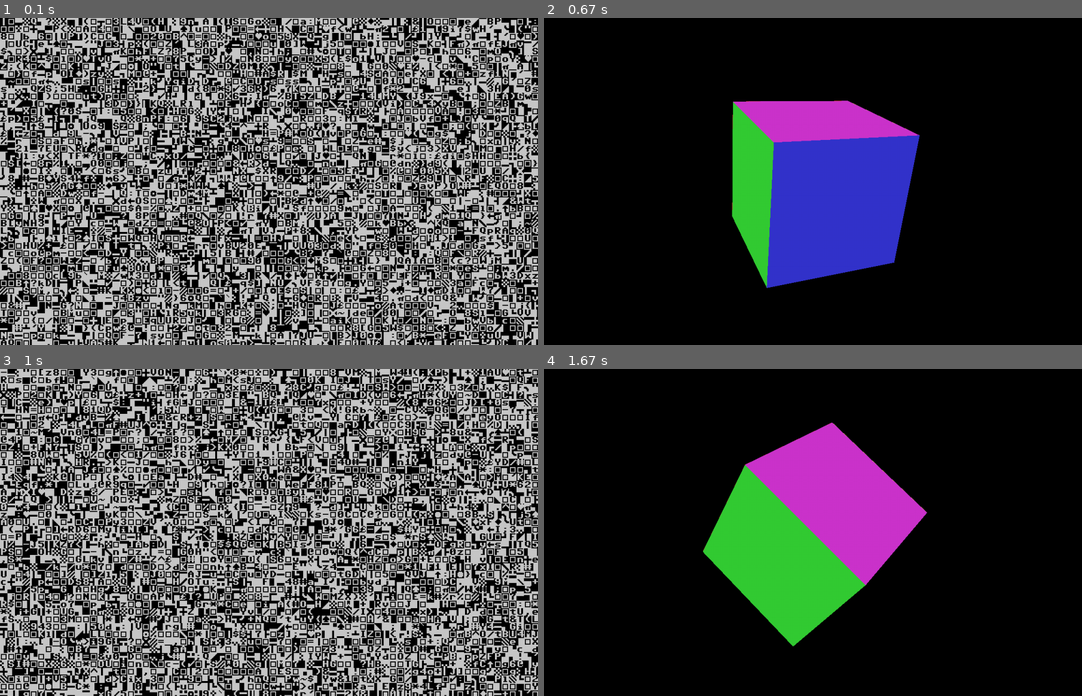
Above: before the commit, frames 1-4 (two rows, left to right).
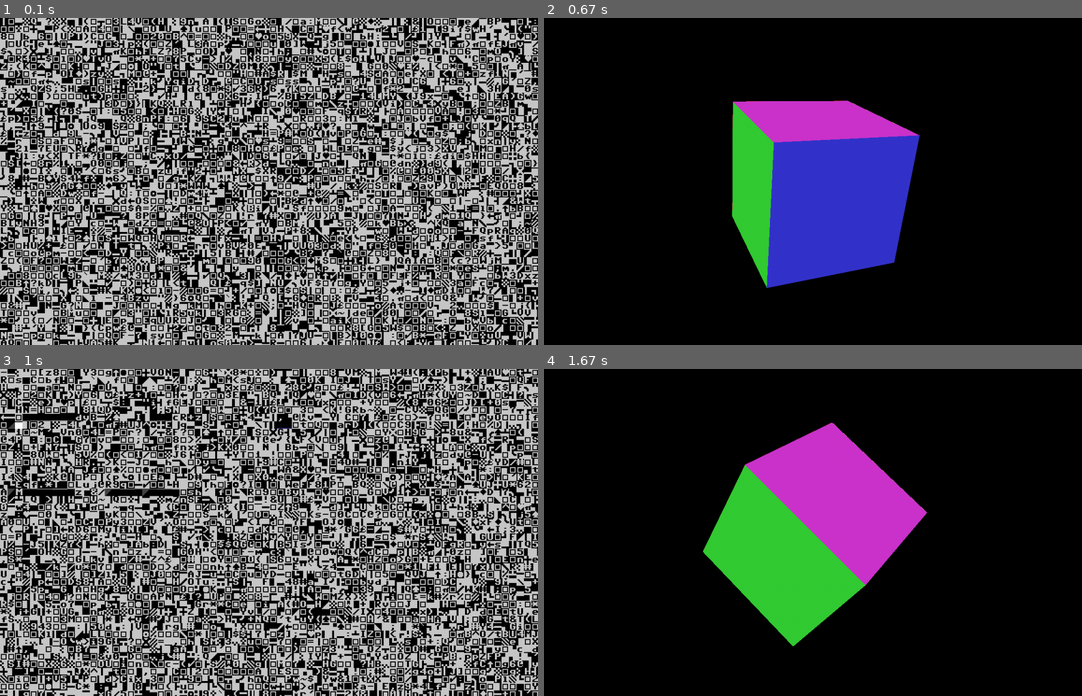
Above: after the commit, the same moments.

Repository: kdrzazga/DEMOS
Game: pygame game, started from demos/petscii/main.py
The game is run twice, just before and just after one commit, with the same random seed, the same clock (stepped at 60 frames per second) and the same inputs.
Inputs:
- Up to frame 1 (0.1 s): no input
- Up to frame 2 (0.67 s): tap Space at 0.33 s
- Up to frame 3 (1 s): tap Space at 0.67 s
- Up to frame 4 (1.67 s): tap Space at 1 s

Frames 1-2 are identical in both runs. In frame 3, 0.7% of the frame differs, in the area x 1-55%, y 13-39%; in frame 4, nothing differs.

Commit message:
K&A logo appearing

Diff:
--- a/demos/petscii/files/app.py
+++ b/demos/petscii/files/app.py
@@ -47,7 +47,7 @@
     WIDTH = 1150
     HEIGHT = 700
     FPS = 25
-    NOISE_SECONDS = 6
+    NOISE_SECONDS = 40
 
     SCENE_NOISE = 0
     SCENE_CUBE = 1
@@ -69,7 +69,7 @@
         self.noise = Noise(App.WIDTH, App.HEIGHT)
         self.texture = glGenTextures(1)
 
-        self.logo = KnaLogo()
+        self.logo = KnaLogo(char_size=16)
 
     def run(self):
         while self.running:
@@ -104,9 +104,10 @@
 
     def draw_noise(self):
         self.noise.render(self.surface)
-        if self.frame > 60:
+        if self.frame > 10:
             print(self.frame)
-            self.logo.render(self.surface, transparent_space=True)
+            self.logo.render_from_corners(self.surface, transparent_space=True)
+            #self.logo.render(self.surface, transparent_space=True)
         self.draw_surface(self.surface)
 
     def draw_surface(self, surface):
--- a/demos/petscii/files/kna_logo.py
+++ b/demos/petscii/files/kna_logo.py
@@ -2,6 +2,9 @@
 
 
 class KnaLogo(PetsciiImage):
+
+    def __init__(self, char_size):
+        super().__init__(char_size)
 
     chars = (
         (32, 32, 32, 32, 32, 32, 32, 32, 32, 32, 32, 32, 32, 32, 32, 32, 32, 32, 32, 32, 32, 32, 32, 32, 32, 32, 32, 32, 32, 32, 32, 32, 32, 32, 32, 32, 32, 32, 32, 32),
--- a/demos/petscii/files/noise.py
+++ b/demos/petscii/files/noise.py
@@ -15,9 +15,9 @@
     BACKGROUND = (0, 0, 0)
     REVERSE_RATIO = 0.6
 
-    def __init__(self, width, height):
+    def __init__(self, width, height, char_size=CHAR_SIZE):
         pygame.font.init()
-        self.font = pygame.font.Font(Noise.FONT_PATH, Noise.CHAR_SIZE)
+        self.font = pygame.font.Font(Noise.FONT_PATH, char_size)
         self.cell_width, self.cell_height = self.font.size("W")
         self.columns = width // self.cell_width + 1
         self.rows = height // self.cell_height + 1
--- a/demos/petscii/files/petscii_image.py
+++ b/demos/petscii/files/petscii_image.py
@@ -22,9 +22,15 @@
     FONT_BASE = 0xE000
 
     FONT_PATH = os.path.join(_ROOT, "lib", "resources", "C64_Pro_Mono-STYLE.ttf")
-    CHAR_SIZE = 16
 
     SPACE = 32
+
+    # corners the reveal grows from, filled in this order
+    TOP_LEFT, TOP_RIGHT, BOTTOM_RIGHT, BOTTOM_LEFT = range(4)
+    CORNERS = 4
+
+    # characters added per call to render_from_corners
+    REVEAL_SPEED = 6
 
     # $D020 and $D021 as set by the program
     BORDER_COLOR = 0
@@ -54,36 +60,90 @@
     reversed = ()
     colors = ()
 
-    def __init__(self):
+    def __init__(self, char_size=16):
         pygame.font.init()
+        self.char_size = char_size
         self._fonts = {}
+        self._glyphs = {}
+        self._corner_orders = {}
+        self.render_progress = 0
 
-    def font(self, char_size=CHAR_SIZE):
+    def font(self, char_size=None):
+        char_size = self.char_size if char_size is None else char_size
         if char_size not in self._fonts:
             self._fonts[char_size] = pygame.font.Font(self.FONT_PATH, char_size)
         return self._fonts[char_size]
 
-    def size(self, char_size=CHAR_SIZE):
+    def size(self, char_size=None):
         """Pixel size of the whole screen at the given character size."""
         cell_width, cell_height = self.font(char_size).size("W")
         return self.COLUMNS * cell_width, self.ROWS * cell_height
 
-    def render(self, surface, char_size=CHAR_SIZE, transparent_space=False):
-        font = self.font(char_size)
-        cell_width, cell_height = font.size("W")
-        background = self.PALETTE[self.BACKGROUND_COLOR]
+    def render(self, surface, char_size=None, transparent_space=False):
+        char_size = self.char_size if char_size is None else char_size
+        cell_size = self.font(char_size).size("W")
         if not transparent_space:
-            surface.fill(background)
+            surface.fill(self.PALETTE[self.BACKGROUND_COLOR])
         for row in range(self.ROWS):
             for column in range(self.COLUMNS):
                 if transparent_space and self.is_blank(row, column):
                     continue
-                foreground, cell_background = self.PALETTE[self.colors[row][column]], background
-                if self.reversed[row][column]:
-                    foreground, cell_background = cell_background, foreground
-                glyph = font.render(chr(self.FONT_BASE + self.chars[row][column]), False,
-                                    foreground, cell_background)
-                surface.blit(glyph, (column * cell_width, row * cell_height))
+                self.draw_cell(surface, char_size, cell_size, row, column)
+
+    def render_from_corners(self, surface, char_size=None, transparent_space=False,
+                            speed=REVEAL_SPEED):
+        """Reveal the image from the four corners, adding speed characters per call."""
+        self.render_progress += speed
+        char_size = self.char_size if char_size is None else char_size
+        cell_size = self.font(char_size).size("W")
+        if not transparent_space:
+            surface.fill(self.PALETTE[self.BACKGROUND_COLOR])
+        for corner in range(self.CORNERS):
+            for row, column in self.cells_from_corner(corner):
+                if transparent_space and self.is_blank(row, column):
+                    continue
+                self.draw_cell(surface, char_size, cell_size, row, column)
+
+    def cells_from_corner(self, corner):
+        """The cells revealed so far at one corner: everything up to its newest character."""
+        revealed = (self.render_progress - corner + self.CORNERS - 1) // self.CORNERS
+        if revealed <= 0:
+            return []
+        order, character_cuts = self.corner_order(corner)
+        return order[:character_cuts[min(revealed, len(character_cuts)) - 1]]
+
+    def corner_order(self, corner):
+        """Every cell in the order the corner fills them, and where each character sits."""
+        if corner not in self._corner_orders:
+            order = []
+            for index in range(self.ROWS * self.COLUMNS):
+                row, column = divmod(index, self.COLUMNS)
+                if corner in (self.TOP_RIGHT, self.BOTTOM_RIGHT):
+                    column = self.COLUMNS - 1 - column
+                if corner in (self.BOTTOM_RIGHT, self.BOTTOM_LEFT):
+                    row = self.ROWS - 1 - row
+                order.append((row, column))
+            character_cuts = [index + 1 for index, cell in enumerate(order)
+                              if not self.is_blank(*cell)]
+            self._corner_orders[corner] = order, character_cuts
+        return self._corner_orders[corner]
+
+    def draw_cell(self, surface, char_size, cell_size, row, column):
+        background = self.PALETTE[self.BACKGROUND_COLOR]
+        foreground, cell_background = self.PALETTE[self.colors[row][column]], background
+        if self.reversed[row][column]:
+            foreground, cell_background = cell_background, foreground
+        glyph = self.glyph(char_size, self.chars[row][column], foreground, cell_background)
+        cell_width, cell_height = cell_size
+        surface.blit(glyph, (column * cell_width, row * cell_height))
+
+    def glyph(self, char_size, code, foreground, background):
+        """A rendered character, built once and reused on later frames."""
+        key = (char_size, code, foreground, background)
+        if key not in self._glyphs:
+            self._glyphs[key] = self.font(char_size).render(
+                chr(self.FONT_BASE + code), False, foreground, background)
+        return self._glyphs[key]
 
     def is_blank(self, row, column):
         return self.chars[row][column] == self.SPACE and not self.reversed[row][column]
